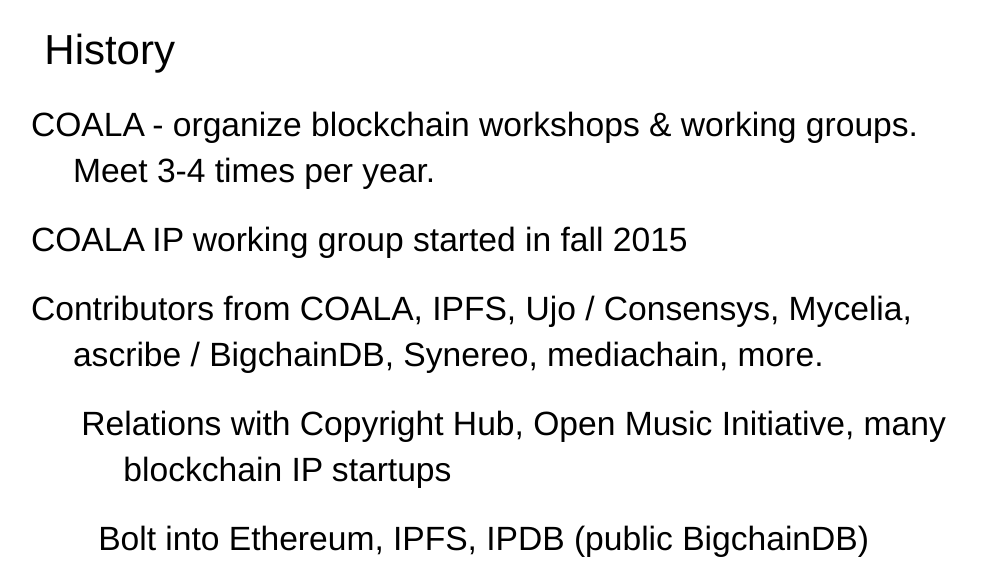
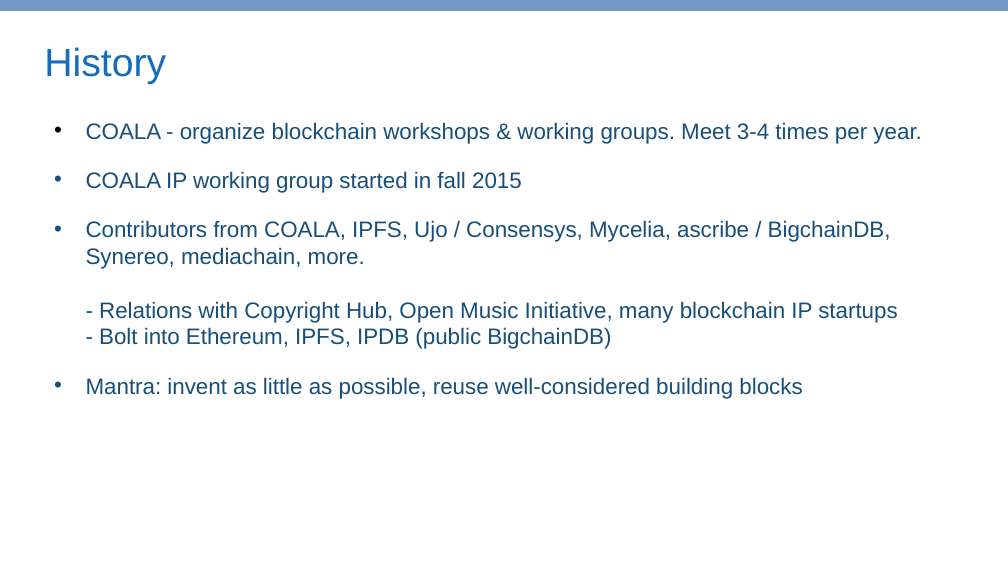
Before and after one commit to COALAIP/specs, a slide deck: slide 3 of presentations/COALA IP - short.pptx. Drawn at 1008x567 pixels with LibreOffice and Linux fonts; fonts in the diff are those of the drawing. Boxes give left, top, right and bottom in pixels: in the first picture for what was removed or moved away, otherwise in the second. Text is boxed around its words. In the diff, an @@ line names an element or a change of style, - is before the commit and + after.

```diff
--- a/presentations/COALA IP - short.pptx
+++ b/presentations/COALA IP - short.pptx
@@ rectangle added at box(0, 0, 1008, 11), fill #749BC6 @@
@@ title "History": place and size @@
-title "History" at box(44, 33, 175, 72)
+title "History" at box(44, 47, 166, 84)
@@ title "History" at box(44, 47, 166, 84): size 30 to 28 pt, text colour #000000 to #166CBC @@
@@ text "COALA - organize blockchain workshops ...": place and size @@
-text "COALA - organize blockchain workshops ..." at box(31, 111, 946, 557)
+text "COALA - organize blockchain workshops ..." at box(86, 122, 921, 399)
@@ text at box(86, 122, 921, 399): size 24 to 16 pt, text colour #000000 to #174F7A in "COALA - organize blockchain workshops & working ...", "COALA IP working group started in fall ...", "Mantra: invent as little as possible, reuse ..."; bullet none to •; line spacing 1.15 to 1 @@
@@ text at box(86, 220, 897, 349): text changed; size 24 to 16 pt; text colour #000000 to #174F7A @@
-Contributors from COALA, IPFS, Ujo / Consensys, Mycelia, ascribe / BigchainDB, Synereo, mediachain, more.
-  Relations with Copyright Hub, Open Music Initiative, many blockchain IP startups
-  Bolt into Ethereum, IPFS, IPDB (public BigchainDB)
+• Contributors from COALA, IPFS, Ujo / Consensys, Mycelia, ascribe / BigchainDB, Synereo, mediachain, more.
+  - Relations with Copyright Hub, Open Music Initiative, many blockchain IP startups
+  - Bolt into Ethereum, IPFS, IPDB (public BigchainDB)
```
Also in this commit, not shown: 21 other slides changed, 1 other file.
